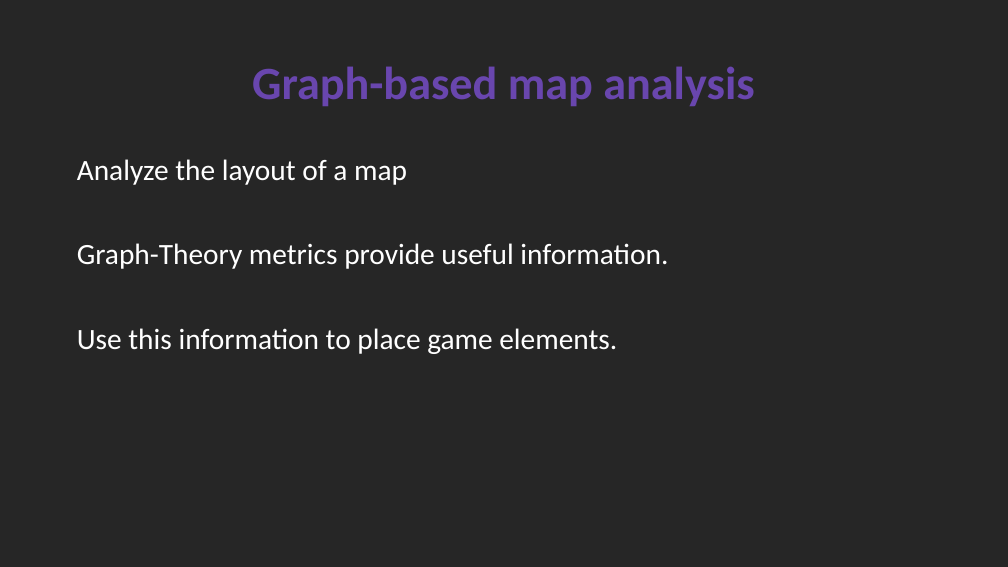
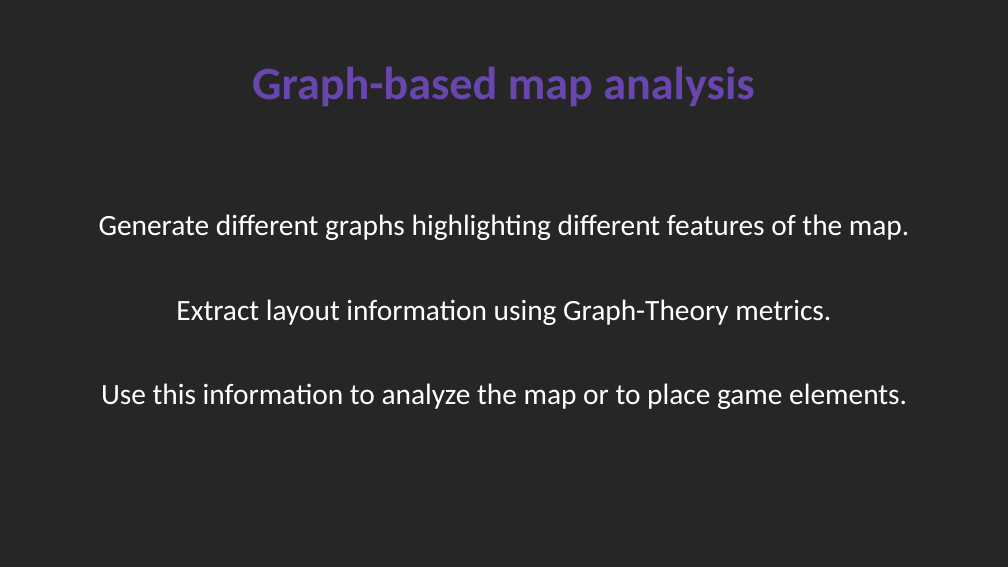
Before and after one commit to SimoDedo/ProjectArena, a slide deck: slide 8 of Presentation/An Online Framework for User-Based Analysis of Maps in First Person Shooters.pptx. Drawn at 1008x567 pixels with LibreOffice and Linux fonts; fonts in the diff are those of the drawing. Boxes give left, top, right and bottom in pixels: in the first picture for what was removed or moved away, otherwise in the second. Text is boxed around its words. In the diff, an @@ line names an element or a change of style, - is before the commit and + after.

Commit message:
Added slides.

```diff
--- a/Presentation/An Online Framework for User-Based Analysis of Maps in First Person Shooters.pptx
+++ b/Presentation/An Online Framework for User-Based Analysis of Maps in First Person Shooters.pptx
@@ text at (99,214,909,409): text changed @@
-Analyze the layout of a map
-Graph-Theory metrics provide useful information.
-Use this information to place game elements.
+Generate different graphs highlighting different features of the map.
+Extract layout information using Graph-Theory metrics.
+Use this information to analyze the map or to place game elements.
```
Also in this commit, not shown: 5 slides added, 6 other files.
